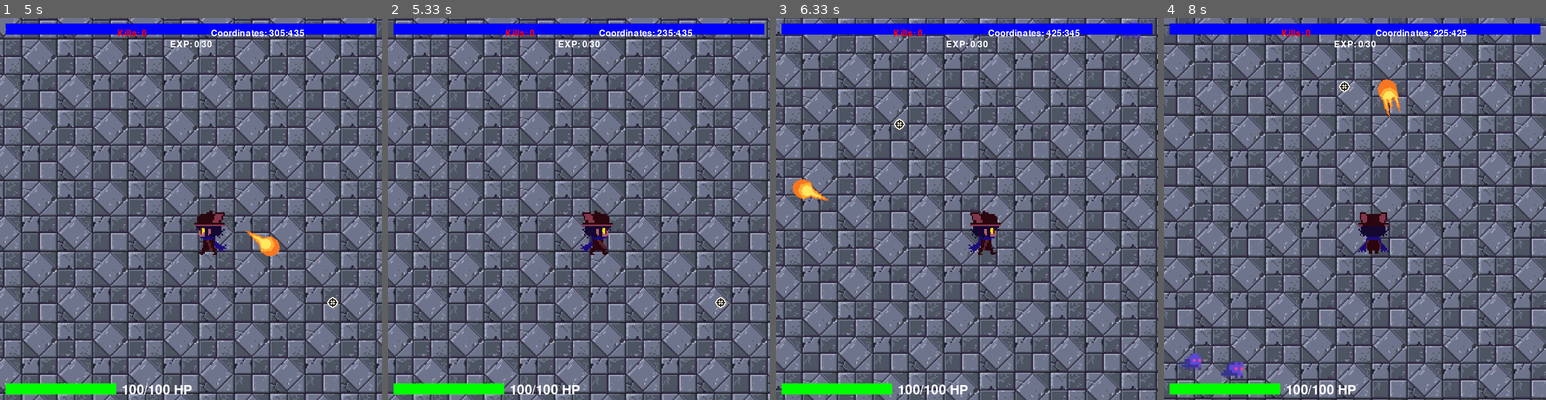
Above: before the commit, frames 1-4 (left to right).
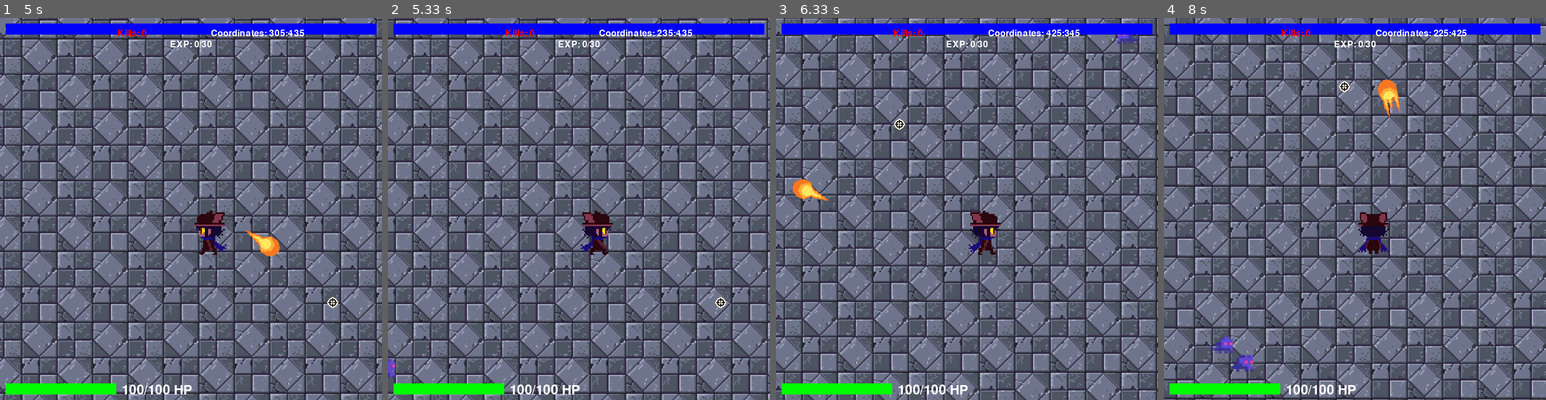
Above: after the commit, the same moments.

Repository: DaCUtePotato/2dshooter
Game: pygame game, started from main.py
The game is run twice, just before and just after one commit, with the same random seed, the same clock (stepped at 60 frames per second) and the same inputs.
Inputs (mouse positions are in pixels of both pictures, inside the frame that each line leads up to):
- Up to frame 1 (5 s): click (191, 209) at 0.38 s; hold D 0.67-1.13 s; click (313, 197) at 0.75 s; hold W 1.17-1.47 s; click (99, 212) at 1.25 s; hold D 1.5-1.97 s; click (72, 151) at 1.58 s; hold A 2-2.53 s; click (91, 67) at 2.08 s; hold S 2.57-2.87 s; click (194, 251) at 2.65 s; hold A 2.9-3.3 s; click (137, 128) at 2.98 s; hold W 3.33-3.7 s; click (45, 124) at 3.42 s; hold D 3.73-4.37 s; click (72, 159) at 3.82 s; hold S 4.4-4.77 s; click (206, 193) at 4.48 s; hold A from 4.8 s (still down); click (328, 296) at 4.88 s
- Up to frame 2 (5.33 s): release A at 5.27 s; hold D from 5.3 s (still down)
- Up to frame 3 (6.33 s): click (882, 140) at 5.38 s; release D at 5.77 s; hold W 5.8-6.1 s; click (928, 193) at 5.88 s; hold D from 6.13 s (still down); click (894, 117) at 6.22 s
- Up to frame 4 (8 s): release D at 6.6 s; hold A 6.63-7.17 s; click (1221, 342) at 6.72 s; hold S 7.2-7.5 s; click (1228, 128) at 7.28 s; hold A 7.53-7.93 s; click (1339, 82) at 7.62 s; hold W from 7.97 s (still down)

Frame 1 is identical in both runs. In frame 2, less than 0.1% of the frame differs, in the area x 0-2%, y 89-95%; in frame 3, 0.1%; in frame 4, 0.6%, in the area x 3-24%, y 83-95%.

Commit message:
Enemy sprite gets flipped, if the enemy is coming from the right. This means the sprite always faces the player

Diff:
--- a/main.py
+++ b/main.py
@@ -119,7 +119,7 @@
     bullet_scaled_frame = pygame.transform.scale(bullet_original_frame, (bullet_scaled_width, bullet_scaled_height))
     bullet_frames.append(bullet_scaled_frame)
 
-ENEMY_SPEED = 0.5  # Adjust this value as needed
+ENEMY_SPEED = 0.75  # Adjust this value as needed
 enemy_frames = []
 for i in range(1, 4):  # Assuming there are 3 enemy images named enemy1.png, enemy2.png, and enemy3.png
     enemy_original_frame = pygame.image.load(f"sprites/enemies/enemy{i}.png").convert_alpha()
@@ -132,7 +132,7 @@
 exp_image = pygame.image.load("sprites/exp.png")
 
 # Load regen orb image
-regen_image = pygame.image.load("sprites/REGEN.png")
+regen_image = pygame.image.load("sprites/regen_orb.png")
 
 paused = False
 
@@ -148,10 +148,10 @@
 current_fireball_cooldown = 0
 upgrades = 0
 
-cooldown_reduction_upgrade1 = 10  # Cooldown reduction Upgrade 1
-cooldown_reduction_upgrade2 = 5  # Cooldown reduction Upgrade 2
-cooldown_reduction_upgrade3 = 10  # Cooldown reduction Upgrade 3
-cooldown_reduction_upgrade4 = 5  # Same here
+cooldown_reduction_upgrade1 = 10 # Cooldown reduction Upgrade 1
+cooldown_reduction_upgrade2 = 5 # Cooldown reduction Upgrade 2
+cooldown_reduction_upgrade3 = 10 # Cooldown reduction Upgrade 3
+cooldown_reduction_upgrade4 = 5 # Same here
 cooldown_reduction_upgrade5 = 5
 cooldown_reduction_upgrade6 = -40
 cooldown_reduction_upgrade7 = 10
@@ -569,7 +569,7 @@
         # Spawn new enemies randomly
         if random.randint(0, 100) < 5:
             spawn_enemy(player_x, player_y)
-        if kills > 300 and random.randint(0, 600) == 69:
+        if kills > 100 and random.randint(0, 10000) == 69:
             spawn_crashing_enemy(player_x, player_y)
 
 
@@ -651,7 +651,7 @@
                         active_exp_orbs.append({'size': enemy_exp * 5, 'x': enemy.x, 'y': enemy.y, 'value': enemy_exp})
                         enemy_exp = random.randint(1, 5)
                         kills += 1
-                        if random.randint(0, 1) == 0:
+                        if random.randint(0, 100) == 69:
                             active_regen_orbs.append({'x': enemy.x, 'y': enemy.y, 'size': regen_orb_size, 'value': regen_amount})
                             print("A wild regen orb spawned!!!!!")
                         break
@@ -724,17 +724,21 @@
         screen.blit(scaled_regen_image, (image_x, image_y))
 
     for enemy in enemies:
-        if not paused and not show_upgrade_menu:
-            # Animate and draw enemy
-            enemy.frame_count += 1
-            if enemy.frame_count % 10 == 0:  # Adjust frame rate of animation here
-                enemy.frame = (enemy.frame + 1) % len(enemy_frames)
-
-        # Draw enemy using current frame
-        enemy_image = enemy_frames[enemy.frame]
+        # Animate and draw enemy
+        enemy.frame_count += 1
+        if enemy.frame_count % 10 == 0 and not paused:  # Adjust frame rate of animation here
+            enemy.frame = (enemy.frame + 1) % len(enemy_frames)
+
+        if enemy.x > player_x:
+            # Enemy is coming from the left side of the screen, flip the sprite
+            enemy_image = pygame.transform.flip(enemy_frames[enemy.frame], True, False)
+        else:
+            # Enemy is coming from the right side of the screen, use the original sprite
+            enemy_image = enemy_frames[enemy.frame]
+
         screen.blit(enemy_image, (enemy.x + camera_offset_x, enemy.y + camera_offset_y))
 
-    for crashing_enemy in crashing_enemies:
+    for crashing_enemy in crashing_enemies and not paused:
         pygame.draw.rect(screen, BLUE, (crashing_enemy.x + camera_offset_x, crashing_enemy.y + camera_offset_y, crashing_enemy.width, crashing_enemy.height))
 
 
